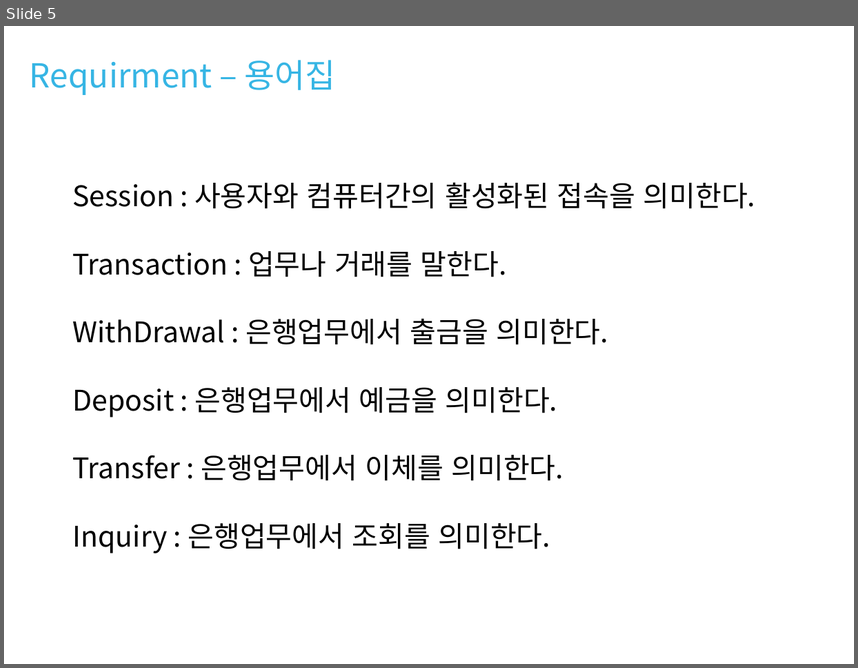
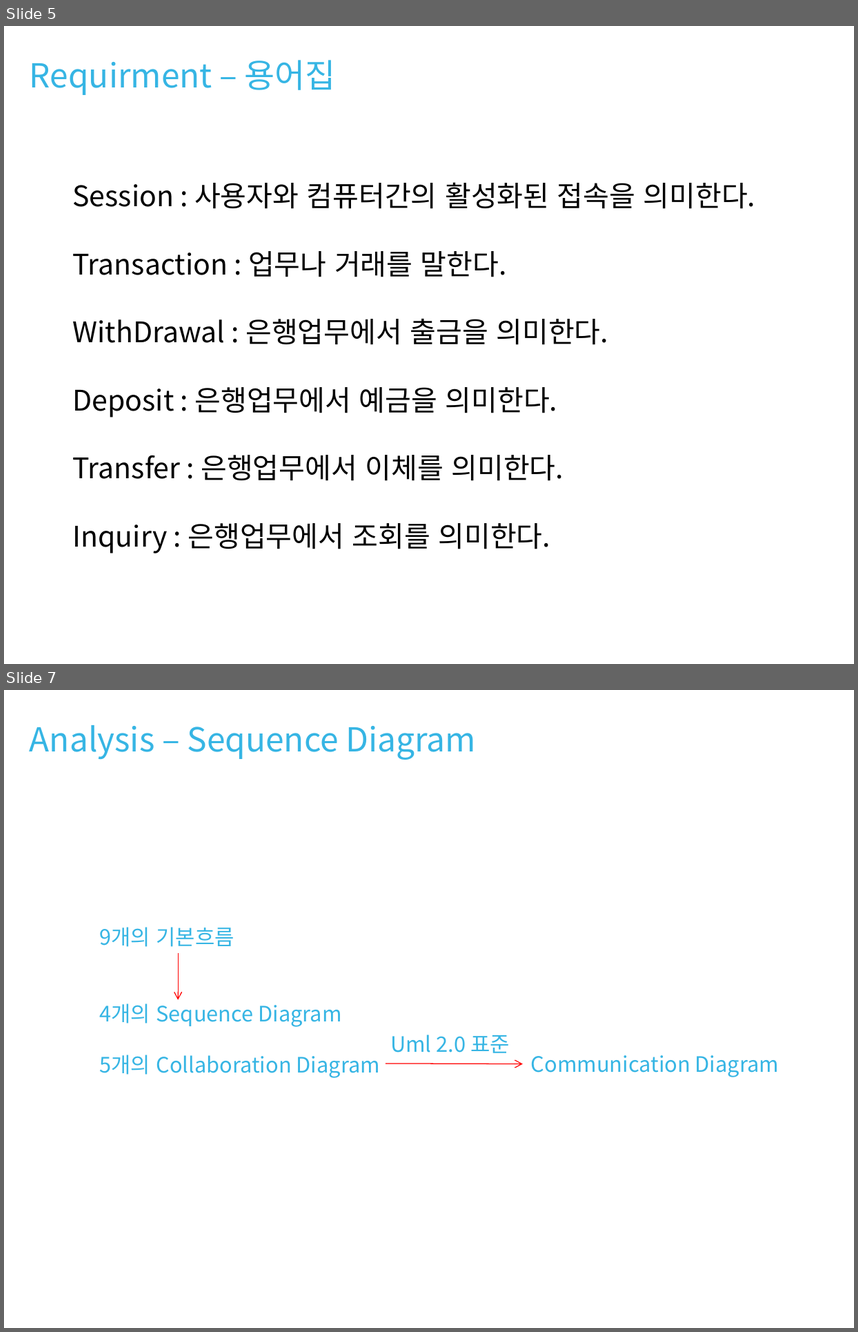
Before and after one commit to DavidKwon/ATMWith3tierArchitecture, a slide deck: ATM.pptx. Shown one above the other, each under a label of ours: slide 5 before the commit, slides 5 and 7 after it; the slides between them are not shown. The pictures are 858x668 and 858x1332 pixels, drawn with LibreOffice and Linux fonts; fonts in the diff are those of the drawing. Boxes give left, top, right and bottom in pixels: in the first picture for what was removed or moved away, otherwise in the second. Text is boxed around its words. In the diff, an @@ line names an element or a change of style, - is before the commit and + after.

```diff
--- a/ATM.pptx
+++ b/ATM.pptx
@@ slide 7 added at <box>4,690,854,1328</box>, background #FFFFFF @@
@@ text added at <box>30,725,477,760</box>, 28 pt, text #36B5E4 @@
+Analysis – Sequence Diagram
@@ text added at <box>99,927,380,1078</box>, 18 pt, text #36B5E4 @@
+9개의 기본흐름
+4개의 Sequence Diagram
+5개의 Collaboration Diagram
@@ arrow added from (179, 953) to (179, 999), #FF0000 0.75 pt @@
@@ text added at <box>390,1034,510,1053</box>, 18 pt, text #36B5E4 @@
+Uml 2.0 표준
@@ text added at <box>531,1055,779,1077</box>, 18 pt, text #36B5E4 @@
+Communication Diagram
@@ arrow added from (386, 1063) to (523, 1064), #FF0000 0.75 pt @@
```
Also in this commit, not shown: 13 slides changed, 2 slides removed.
